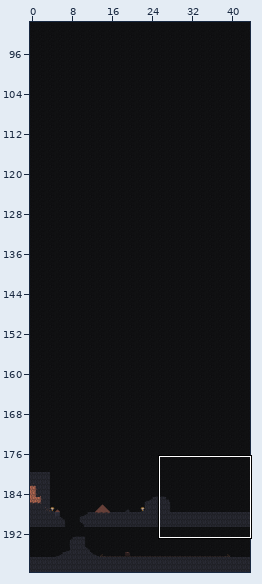
Two versions of a level (Tiled map, res/maps/a1/mineshaft.tmx). The picture above shows the old version from afar; the outline marks the close-up.
Close-up. Before:
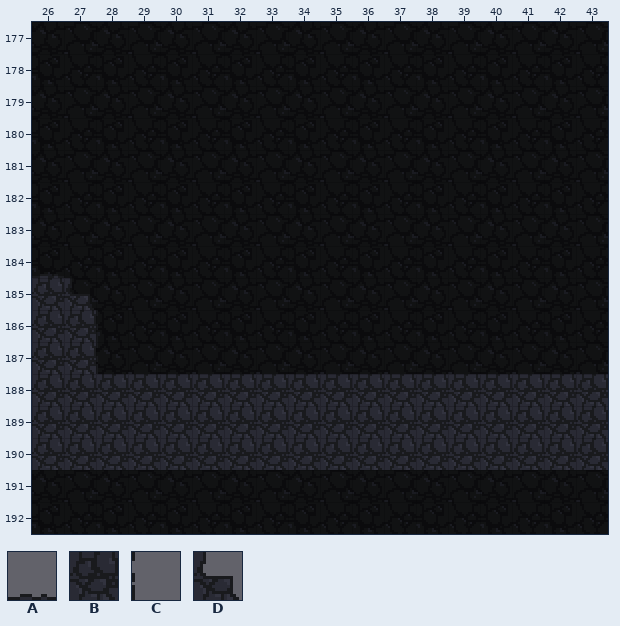
Cells are 16x16 px. Shown: x 26..43, y 177..192. The commit also changed other parts of the map, which this record leaves out.
Key: from "tsblue": A 2, B 7, C 8, D 33.
_ is an empty cell.
Layers that did not change in this view are not listed.
Layer "forground" before, first column x 26:
177 __________________
178 __________________
179 __________________
180 __________________
181 __________________
182 __________________
183 __________________
184 A_________________
185 BD________________
186 BBC_______________
187 BBC_______________
188 BBBBBBBBBBBBBBBBBB
189 BBBBBBBBBBBBBBBBBB
190 BBBBBBBBBBBBBBBBBB
191 __________________
192 __________________
The result:
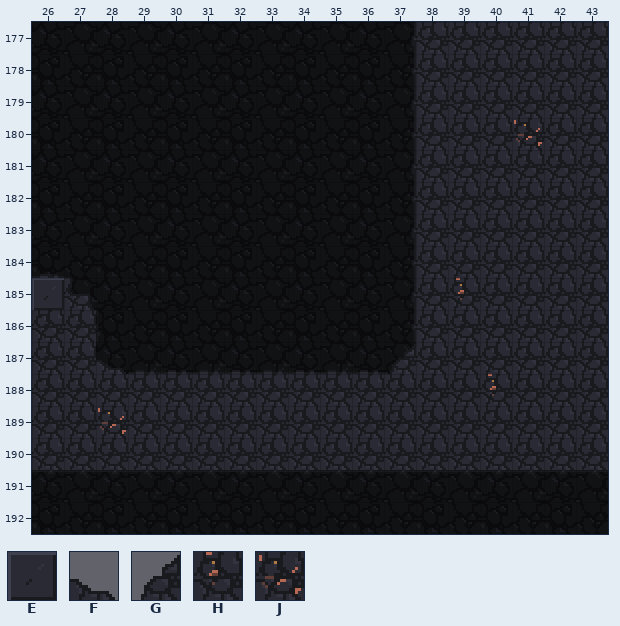
Further tiles: from "tsblue": E 5, F 18, G 34, H 38, J 43.
Diff:
Changed rows in their new state; . is an unchanged cell.
Layer "forground":
first column x 26:
177 ............BBBBBB
178 ............BBBBBB
179 ............BBBBBB
180 ............BBBJBB
181 ............BBBBBB
182 ............BBBBBB
183 ............BBBBBB
184 ............BBBBBB
185 E...........BHBBBB
186 ............BBBBBB
187 ..FAAAAAAAAGBBBBBB
188 ..............H...
189 ..J...............
Changed places in both close-ups, as pixel boxes (x1, y1, x2, y2):
changed: (96, 22, 608, 396)
changed: (32, 278, 64, 310)
changed: (98, 408, 126, 434)
